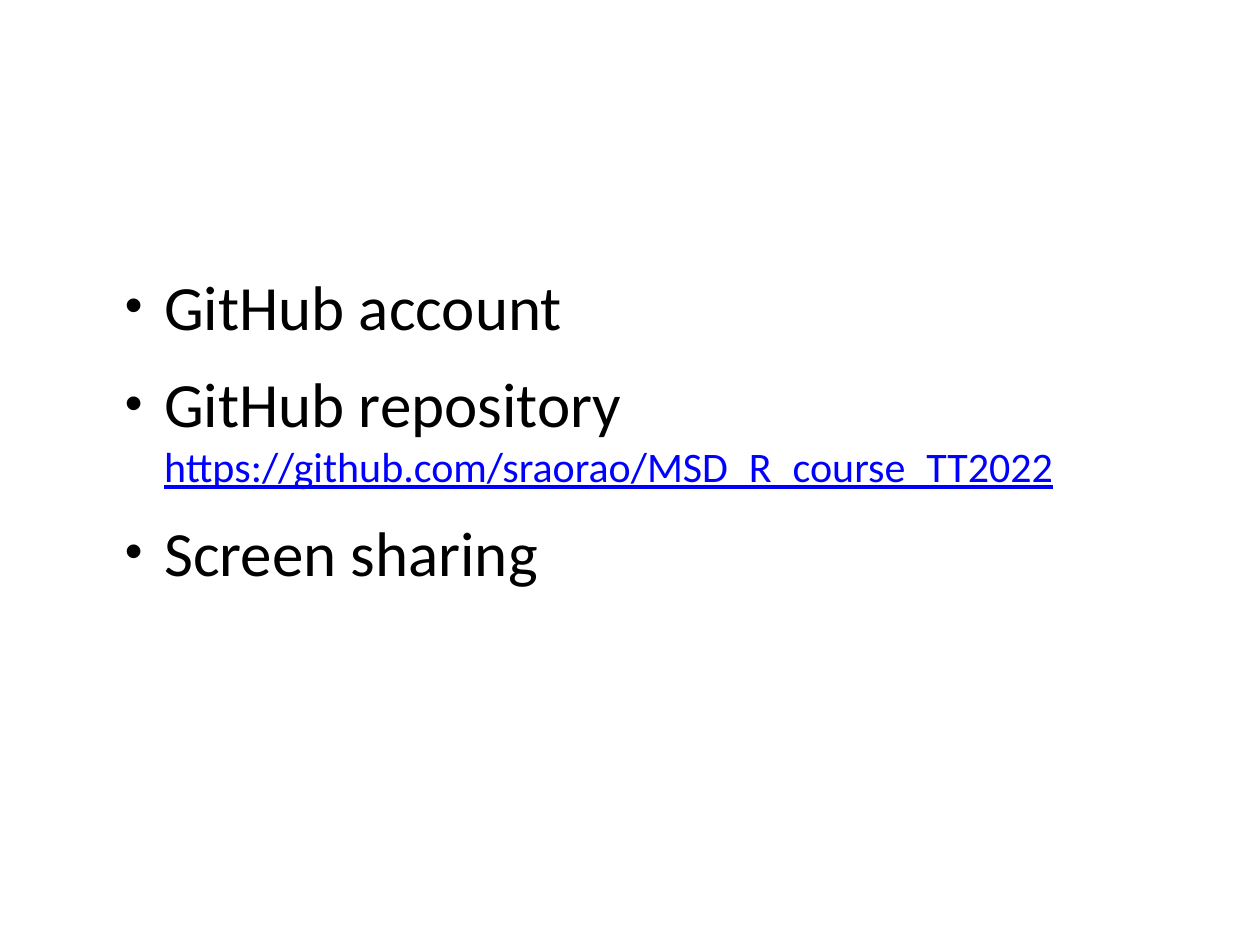
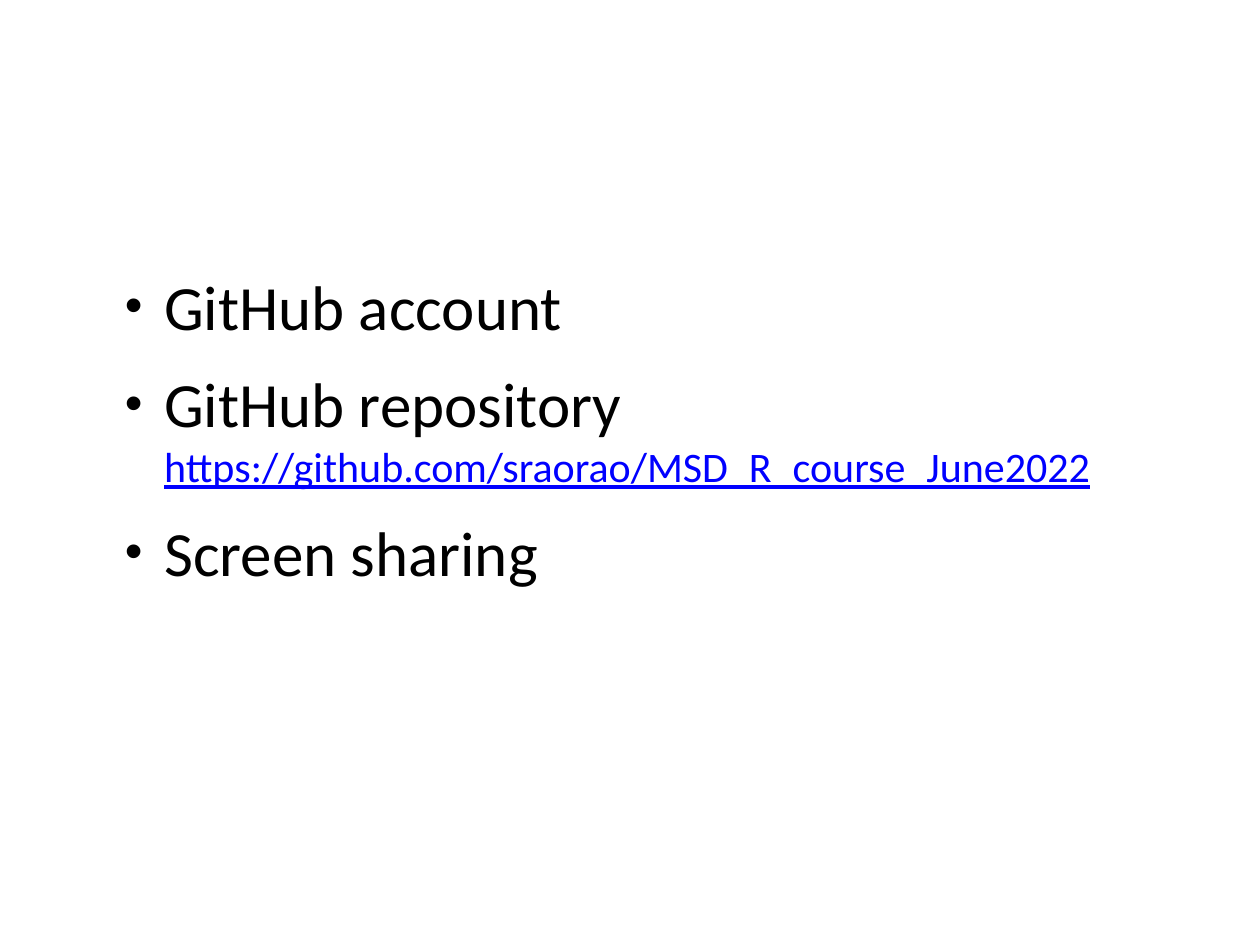
Before and after one commit to sraorao/MSD_R_course_June2022, a slide deck: slide 2 of powerpoint/Session1.pptx. Drawn at 1260x945 pixels with LibreOffice and Linux fonts; fonts in the diff are those of the drawing. Boxes give left, top, right and bottom in pixels: in the first picture for what was removed or moved away, otherwise in the second. Text is boxed around its words. In the diff, an @@ line names an element or a change of style, - is before the commit and + after.

Commit message:
changed link to github, date for advanced course

```diff
--- a/powerpoint/Session1.pptx
+++ b/powerpoint/Session1.pptx
@@ text at bbox=[164, 383, 1090, 490]: text changed @@
-• GitHub repository https://github.com/sraorao/MSD_R_course_TT2022
+• GitHub repository https://github.com/sraorao/MSD_R_course_June2022
```
Also in this commit, not shown: 1 other file.
